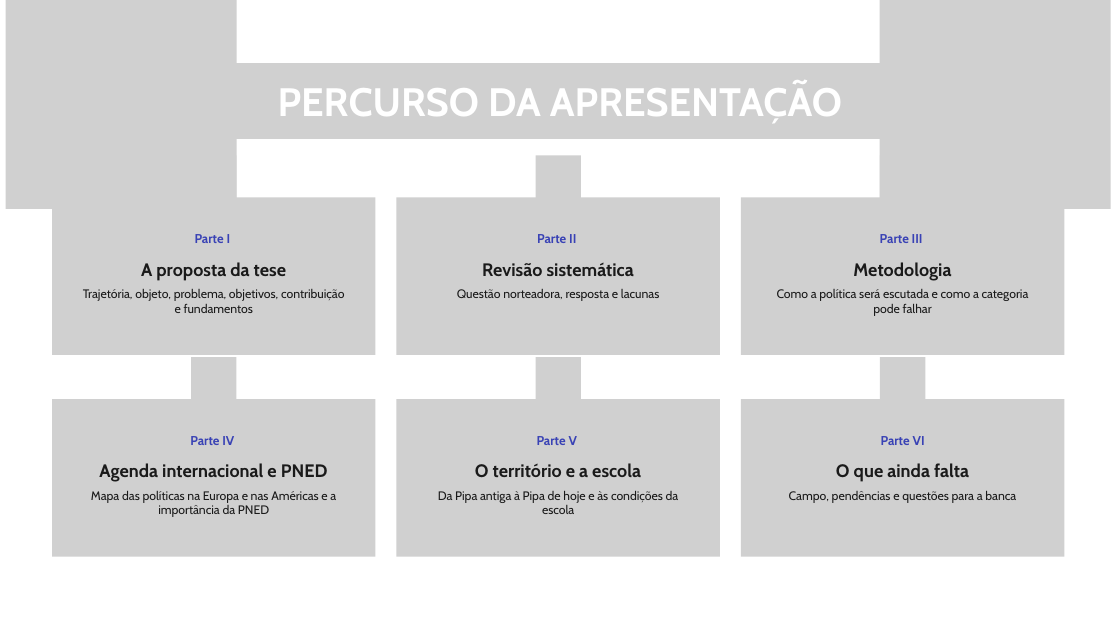
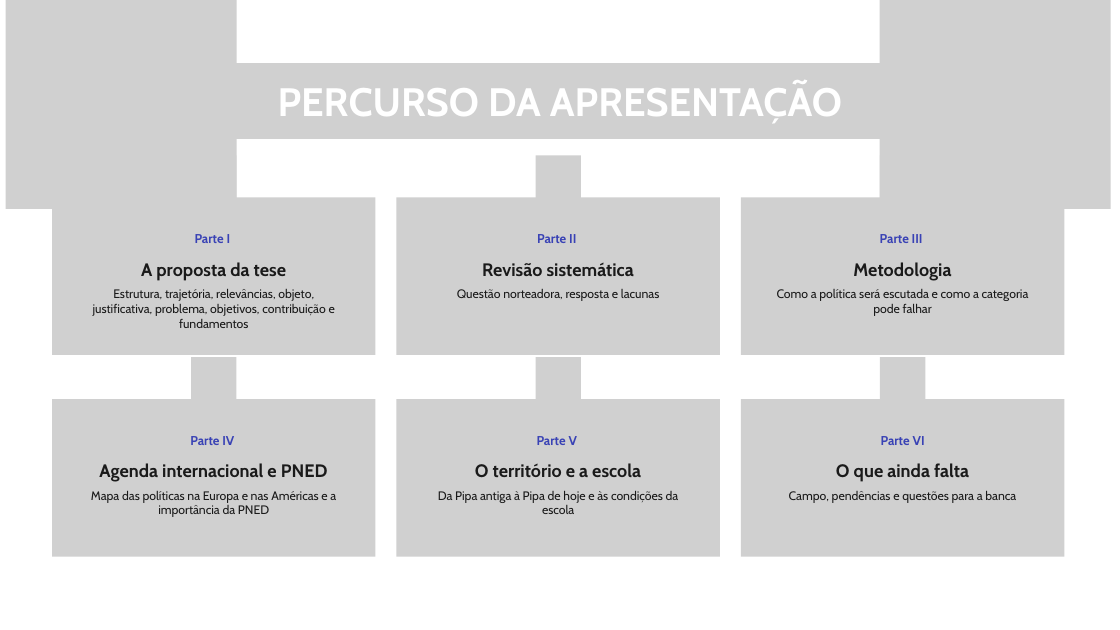
Before and after one commit to yzynya-beep/Tese, a slide deck: slide 2 of apresentacao_qualificacao/Seminario_qualificacao_20min.pptx. Drawn at 1120x630 pixels with LibreOffice and Linux fonts; fonts in the diff are those of the drawing; grey boxes stand for pictures; background and template pictures are left out. Boxes give left, top, right and bottom in pixels: in the first picture for what was removed or moved away, otherwise in the second. Text is boxed around its words. In the diff, an @@ line names an element or a change of style, - is before the commit and + after.

```diff
--- a/apresentacao_qualificacao/Seminario_qualificacao_20min.pptx
+++ b/apresentacao_qualificacao/Seminario_qualificacao_20min.pptx
@@ text at box(93, 289, 335, 328): text changed @@
-Trajetória, objeto, problema, objetivos, contribuição e fundamentos
+Estrutura, trajetória, relevâncias, objeto, justificativa, problema, objetivos, contribuição e fundamentos
```
Also in this commit, not shown: 1 other slide changed, 9 slides added, 1 other file.
